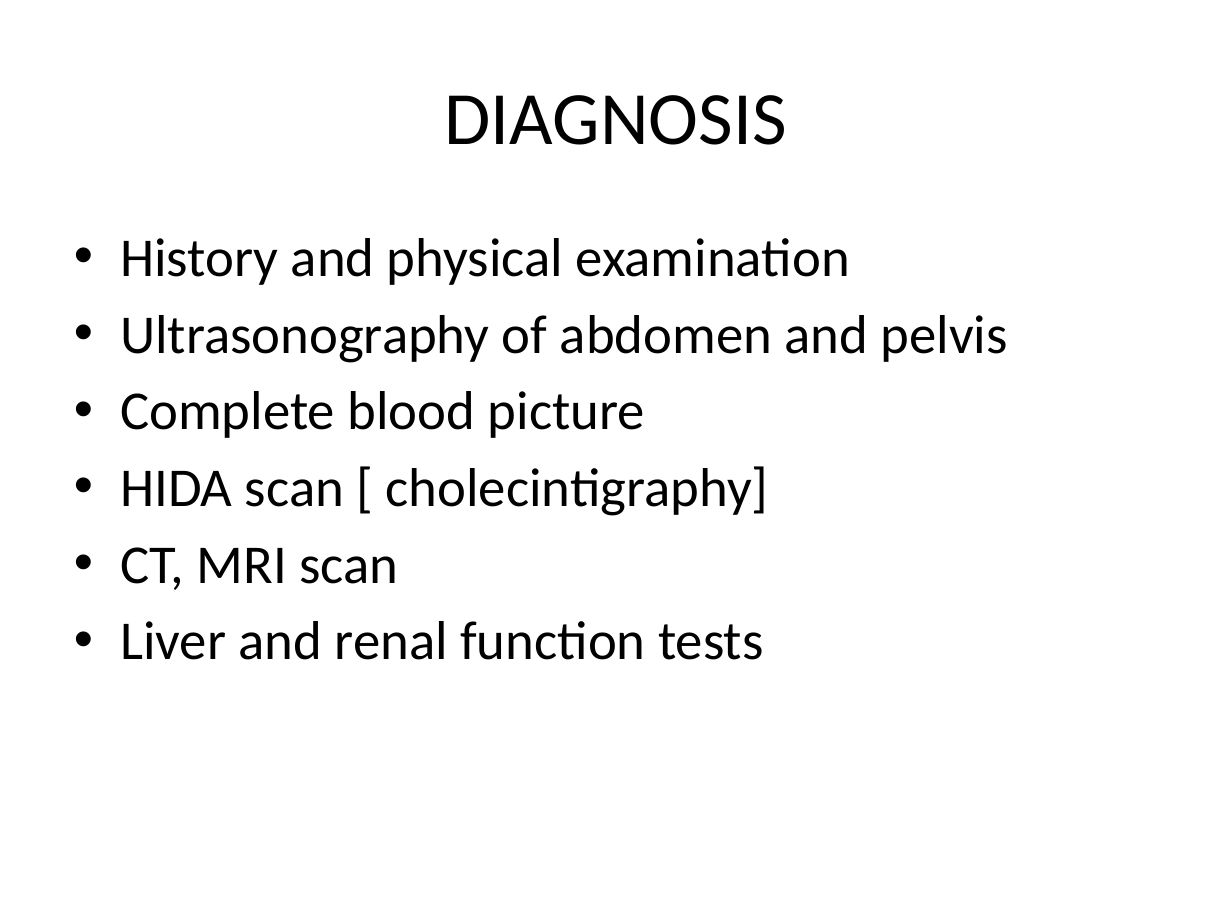
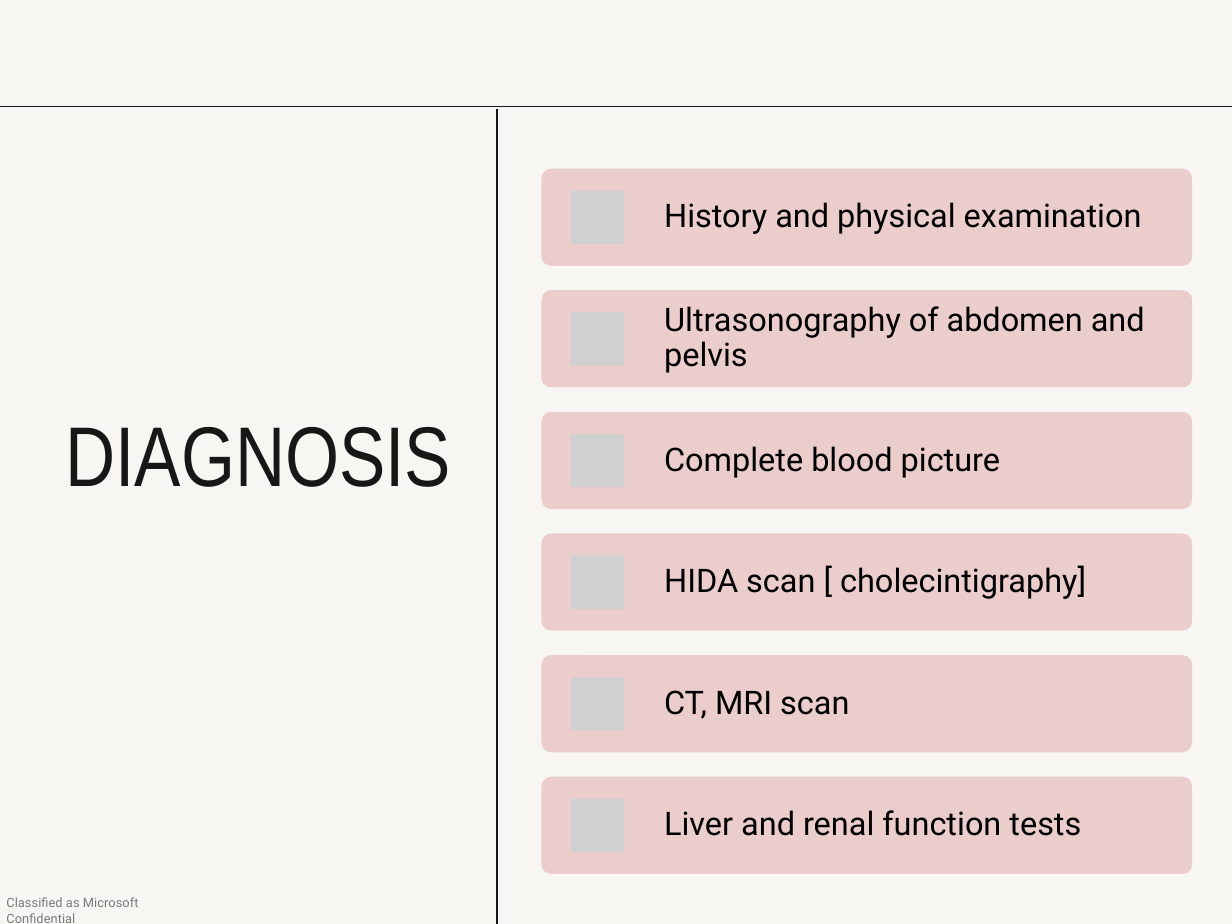
Before and after one commit to VarunSaiSanne/personal, a slide deck: slide 6 of demo.pptx. Drawn at 1232x924 pixels with LibreOffice and Linux fonts; fonts in the diff are those of the drawing; grey boxes stand for pictures. Boxes give left, top, right and bottom in pixels: in the first picture for what was removed or moved away, otherwise in the second. Text is boxed around its words. In the diff, an @@ line names an element or a change of style, - is before the commit and + after.

```diff
--- a/demo.pptx
+++ b/demo.pptx
@@ background #FFFFFF to #F7F6F3 @@
@@ line added from (0, 106) to (1232, 106), #171717 0.75 pt @@
@@ line added from (496, 108) to (496, 924), #171717 0.75 pt @@
@@ text removed at [120,238,1008,660] @@
-• History and physical examination
-• Ultrasonography of abdomen and pelvis
-• Complete blood picture
-• HIDA scan [ cholecintigraphy]
-• CT, MRI scan
-• Liver and renal function tests
@@ title "DIAGNOSIS": place and size @@
-title "DIAGNOSIS" at [445,95,787,145]
+title "DIAGNOSIS" at [66,427,451,487]
@@ title "DIAGNOSIS" at [66,427,451,487]: size 44 to 49.5 pt, font Calibri to Arial Narrow, text colour #000000 to #171717; alignment centre to left; line spacing 1 to 0.7; vertical alignment middle to top @@
@@ group added at [541,169,1191,873]: 6 rounded rectangles, 6 pictures, 6 texts @@
+History and physical examination
+Ultrasonography of abdomen and pelvis
+Complete blood picture
+HIDA scan [ cholecintigraphy]
+CT, MRI scan
+Liver and renal function tests
@@ text added at [6,897,139,923], 7.5 pt, text #000000 at 50% opacity @@
+Classified as Microsoft Confidential
```
Also in this commit, not shown: 16 other slides changed, 15 slides added.
